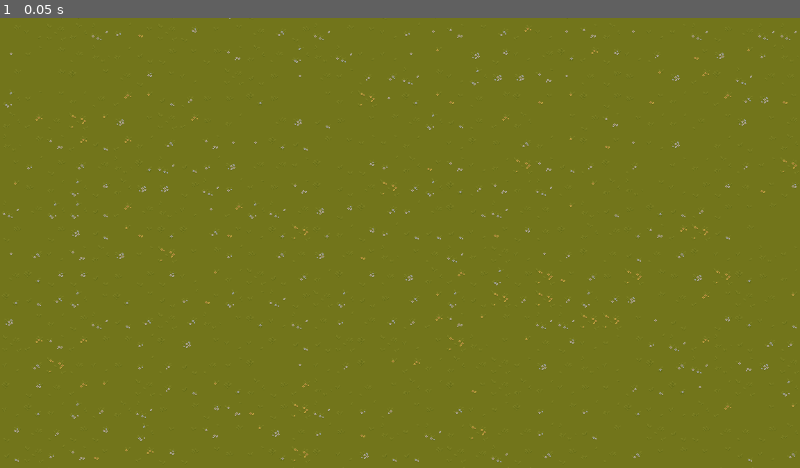
Above: before the commit, frame 1.
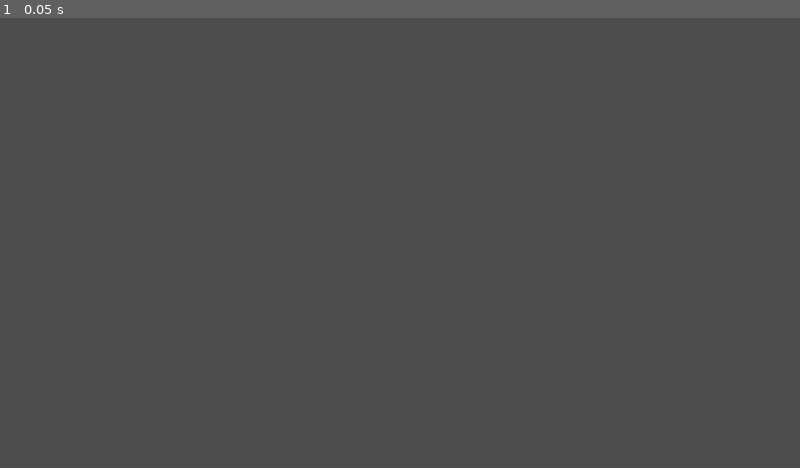
Above: after the commit, the same moment.

Repository: Miraak777/WaveCleaner
Game: Godot game, scene res://scenes/base_level.tscn
Two runs of this game, one before a commit and one after it. Both use one fixed random seed, a clock stepped at 60 frames per second and the inputs below.
Inputs:
- Up to frame 1 (0.05 s): no input

The runs differ from the first frame. In frame 1, 100% of the frame differs, in the area x 0-100%, y 0-100%.

Commit message:
feat: added character scene, added animations

Diff:
--- a/project.godot
+++ b/project.godot
@@ -18,6 +18,7 @@
 [display]
 
 window/stretch/mode="viewport"
+window/stretch/aspect="expand"
 
 [rendering]
 
--- a/scenes/base_level.tscn
+++ b/scenes/base_level.tscn
@@ -4,7 +4,7 @@
 
 [sub_resource type="TileSetAtlasSource" id="TileSetAtlasSource_dbkse"]
 texture = ExtResource("1_6tisa")
-texture_region_size = Vector2i(32, 32)
+texture_region_size = Vector2i(1, 1)
 0:0/0 = 0
 1:0/0 = 0
 2:0/0 = 0
@@ -272,11 +272,3 @@
 [node name="TileMapLayer" type="TileMapLayer" parent="."]
 tile_map_data = PackedByteArray("AAD7//z/AAACAAAAAAD7//3/AAAGAAAAAAD7//7/AAADAAMAAAD7////AAAFAAMAAAD7/wAAAAACAAIAAAD7/w …(201520 unchanged characters)…
 tile_set = SubResource("TileSet_0n1tn")
-
-[node name="Camera2D" type="Camera2D" parent="."]
-limit_left = -2400
-limit_top = -1350
-limit_right = 2400
-limit_bottom = 1350
-limit_smoothed = true
-position_smoothing_enabled = true
--- /dev/null
+++ b/scenes/player.tscn
@@ -0,0 +1,283 @@
+[gd_scene load_steps=39 format=3 uid="uid://cgba5yo5yv5u5"]
+
+[ext_resource type="Texture2D" uid="uid://dmjn8bmhgu18l" path="res://assets/character/Death.png" id="1_qhqgy"]
+[ext_resource type="Texture2D" uid="uid://643etivgg1wv" path="res://assets/character/Idle.png" id="2_dqkch"]
+[ext_resource type="Texture2D" uid="uid://dcegcbft0qfux" path="res://assets/character/Run.png" id="3_qlg0r"]
+
+[sub_resource type="CapsuleShape2D" id="CapsuleShape2D_tuyoq"]
+radius = 7.0
+height = 19.0
+
+[sub_resource type="AtlasTexture" id="AtlasTexture_fjrip"]
+atlas = ExtResource("1_qhqgy")
+region = Rect2(0, 0, 144, 144)
+
+[sub_resource type="AtlasTexture" id="AtlasTexture_smehm"]
+atlas = ExtResource("1_qhqgy")
+region = Rect2(144, 0, 144, 144)
+
+[sub_resource type="AtlasTexture" id="AtlasTexture_ur7pv"]
+atlas = ExtResource("1_qhqgy")
+region = Rect2(288, 0, 144, 144)
+
+[sub_resource type="AtlasTexture" id="AtlasTexture_y4r1p"]
+atlas = ExtResource("1_qhqgy")
+region = Rect2(432, 0, 144, 144)
+
+[sub_resource type="AtlasTexture" id="AtlasTexture_d2wvv"]
+atlas = ExtResource("1_qhqgy")
+region = Rect2(576, 0, 144, 144)
+
+[sub_resource type="AtlasTexture" id="AtlasTexture_3v2ag"]
+atlas = ExtResource("1_qhqgy")
+region = Rect2(720, 0, 144, 144)
+
+[sub_resource type="AtlasTexture" id="AtlasTexture_jej6c"]
+atlas = ExtResource("1_qhqgy")
+region = Rect2(864, 0, 144, 144)
+
+[sub_resource type="AtlasTexture" id="AtlasTexture_f1ej7"]
+atlas = ExtResource("1_qhqgy")
+region = Rect2(1008, 0, 144, 144)
+
+[sub_resource type="AtlasTexture" id="AtlasTexture_oprun"]
+atlas = ExtResource("1_qhqgy")
+region = Rect2(1152, 0, 144, 144)
+
+[sub_resource type="AtlasTexture" id="AtlasTexture_a8ls1"]
+atlas = ExtResource("1_qhqgy")
+region = Rect2(1296, 0, 144, 144)
+
+[sub_resource type="AtlasTexture" id="AtlasTexture_qfm1y"]
+atlas = ExtResource("1_qhqgy")
+region = Rect2(1440, 0, 144, 144)
+
+[sub_resource type="AtlasTexture" id="AtlasTexture_fulsm"]
+atlas = ExtResource("1_qhqgy")
+region = Rect2(1584, 0, 144, 144)
+
+[sub_resource type="AtlasTexture" id="AtlasTexture_4r5pv"]
+atlas = ExtResource("1_qhqgy")
+region = Rect2(1728, 0, 144, 144)
+
+[sub_resource type="AtlasTexture" id="AtlasTexture_60mlk"]
+atlas = ExtResource("1_qhqgy")
+region = Rect2(1872, 0, 144, 144)
+
+[sub_resource type="AtlasTexture" id="AtlasTexture_i4ail"]
+atlas = ExtResource("1_qhqgy")
+region = Rect2(2016, 0, 144, 144)
+
+[sub_resource type="AtlasTexture" id="AtlasTexture_a38lo"]
+atlas = ExtResource("1_qhqgy")
+region = Rect2(2160, 0, 144, 144)
+
+[sub_resource type="AtlasTexture" id="AtlasTexture_4ni07"]
+atlas = ExtResource("1_qhqgy")
+region = Rect2(2304, 0, 144, 144)
+
+[sub_resource type="AtlasTexture" id="AtlasTexture_l71n6"]
+atlas = ExtResource("1_qhqgy")
+region = Rect2(2448, 0, 144, 144)
+
+[sub_resource type="AtlasTexture" id="AtlasTexture_ke2ow"]
+atlas = ExtResource("2_dqkch")
+region = Rect2(0, 0, 144, 144)
+
+[sub_resource type="AtlasTexture" id="AtlasTexture_ujl30"]
+atlas = ExtResource("2_dqkch")
+region = Rect2(144, 0, 144, 144)
+
+[sub_resource type="AtlasTexture" id="AtlasTexture_31cv2"]
+atlas = ExtResource("2_dqkch")
+region = Rect2(288, 0, 144, 144)
+
+[sub_resource type="AtlasTexture" id="AtlasTexture_pf23h"]
+atlas = ExtResource("2_dqkch")
+region = Rect2(432, 0, 144, 144)
+
+[sub_resource type="AtlasTexture" id="AtlasTexture_dt7fs"]
+atlas = ExtResource("2_dqkch")
+region = Rect2(576, 0, 144, 144)
+
+[sub_resource type="AtlasTexture" id="AtlasTexture_wqfne"]
+atlas = ExtResource("2_dqkch")
+region = Rect2(720, 0, 144, 144)
+
+[sub_resource type="AtlasTexture" id="AtlasTexture_wnwbv"]
+atlas = ExtResource("2_dqkch")
+region = Rect2(864, 0, 144, 144)
+
+[sub_resource type="AtlasTexture" id="AtlasTexture_gl8cc"]
+atlas = ExtResource("3_qlg0r")
+region = Rect2(0, 0, 144, 144)
+
+[sub_resource type="AtlasTexture" id="AtlasTexture_487ah"]
+atlas = ExtResource("3_qlg0r")
+region = Rect2(144, 0, 144, 144)
+
+[sub_resource type="AtlasTexture" id="AtlasTexture_md1ol"]
+atlas = ExtResource("3_qlg0r")
+region = Rect2(288, 0, 144, 144)
+
+[sub_resource type="AtlasTexture" id="AtlasTexture_bj30b"]
+atlas = ExtResource("3_qlg0r")
+region = Rect2(432, 0, 144, 144)
+
+[sub_resource type="AtlasTexture" id="AtlasTexture_jc3p3"]
+atlas = ExtResource("3_qlg0r")
+region = Rect2(576, 0, 144, 144)
+
+[sub_resource type="AtlasTexture" id="AtlasTexture_hax0n"]
+atlas = ExtResource("3_qlg0r")
+region = Rect2(720, 0, 144, 144)
+
+[sub_resource type="AtlasTexture" id="AtlasTexture_t4otl"]
+atlas = ExtResource("3_qlg0r")
+region = Rect2(864, 0, 144, 144)
+
+[sub_resource type="AtlasTexture" id="AtlasTexture_j2b1d"]
+atlas = ExtResource("3_qlg0r")
+region = Rect2(1008, 0, 144, 144)
+
+[sub_resource type="SpriteFrames" id="SpriteFrames_cs1tg"]
+animations = [{
+"frames": [{
+"duration": 1.0,
+"texture": SubResource("AtlasTexture_fjrip")
+}, {
+"duration": 1.0,
+"texture": SubResource("AtlasTexture_smehm")
+}, {
+"duration": 1.0,
+"texture": SubResource("AtlasTexture_ur7pv")
+}, {
+"duration": 1.0,
+"texture": SubResource("AtlasTexture_y4r1p")
+}, {
+"duration": 1.0,
+"texture": SubResource("AtlasTexture_d2wvv")
+}, {
+"duration": 1.0,
+"texture": SubResource("AtlasTexture_3v2ag")
+}, {
+"duration": 1.0,
+"texture": SubResource("AtlasTexture_jej6c")
+}, {
+"duration": 1.0,
+"texture": SubResource("AtlasTexture_f1ej7")
+}, {
+"duration": 1.0,
+"texture": SubResource("AtlasTexture_oprun")
+}, {
+"duration": 1.0,
+"texture": SubResource("AtlasTexture_a8ls1")
+}, {
+"duration": 1.0,
+"texture": SubResource("AtlasTexture_qfm1y")
+}, {
+"duration": 1.0,
+"texture": SubResource("AtlasTexture_fulsm")
+}, {
+"duration": 1.0,
+"texture": SubResource("AtlasTexture_4r5pv")
+}, {
+"duration": 1.0,
+"texture": SubResource("AtlasTexture_60mlk")
+}, {
+"duration": 1.0,
+"texture": SubResource("AtlasTexture_i4ail")
+}, {
+"duration": 1.0,
+"texture": SubResource("AtlasTexture_a38lo")
+}, {
+"duration": 1.0,
+"texture": SubResource("AtlasTexture_4ni07")
+}, {
+"duration": 1.0,
+"texture": SubResource("AtlasTexture_l71n6")
+}],
+"loop": true,
+"name": &"death",
+"speed": 5.0
+}, {
+"frames": [{
+"duration": 1.0,
+"texture": SubResource("AtlasTexture_ke2ow")
+}, {
+"duration": 1.0,
+"texture": SubResource("AtlasTexture_ujl30")
+}, {
+"duration": 1.0,
+"texture": SubResource("AtlasTexture_31cv2")
+}, {
+"duration": 1.0,
+"texture": SubResource("AtlasTexture_pf23h")
+}, {
+"duration": 1.0,
+"texture": SubResource("AtlasTexture_dt7fs")
+}, {
+"duration": 1.0,
+"texture": SubResource("AtlasTexture_wqfne")
+}, {
+"duration": 1.0,
+"texture": SubResource("AtlasTexture_wnwbv")
+}],
+"loop": true,
+"name": &"idle",
+"speed": 5.0
+}, {
+"frames": [{
+"duration": 1.0,
+"texture": SubResource("AtlasTexture_gl8cc")
+}, {
+"duration": 1.0,
+"texture": SubResource("AtlasTexture_487ah")
+}, {
+"duration": 1.0,
+"texture": SubResource("AtlasTexture_md1ol")
+}, {
+"duration": 1.0,
+"texture": SubResource("AtlasTexture_bj30b")
+}, {
+"duration": 1.0,
+"texture": SubResource("AtlasTexture_jc3p3")
+}, {
+"duration": 1.0,
+"texture": SubResource("AtlasTexture_hax0n")
+}, {
+"duration": 1.0,
+"texture": SubResource("AtlasTexture_t4otl")
+}, {
+"duration": 1.0,
+"texture": SubResource("AtlasTexture_j2b1d")
+}],
+"loop": true,
+"name": &"move",
+"speed": 5.0
+}]
+
+[node name="Node2D" type="CharacterBody2D"]
+texture_filter = 1
+motion_mode = 1
+
+[node name="CollisionShape2D" type="CollisionShape2D" parent="."]
+position = Vector2(-0.5, -1)
+shape = SubResource("CapsuleShape2D_tuyoq")
+
+[node name="AnimatedSprite2D" type="AnimatedSprite2D" parent="."]
+sprite_frames = SubResource("SpriteFrames_cs1tg")
+animation = &"move"
+autoplay = "idle"
+frame = 4
+frame_progress = 0.683269
+speed_scale = 1.5
+
+[node name="Camera2D" type="Camera2D" parent="."]
+zoom = Vector2(2, 2)
+limit_left = -2400
+limit_top = -1350
+limit_right = 2400
+limit_bottom = 1350
+limit_smoothed = true
+position_smoothing_enabled = true
Binary file added: assets/character/Dash.png
Not shown, added: assets/character/Dash.png.import
Binary file added: assets/character/Death.png
Not shown, added: assets/character/Death.png.import
Binary file added: assets/character/Hurt.png
Not shown, added: assets/character/Hurt.png.import
Binary file added: assets/character/Idle.png
Not shown, added: assets/character/Idle.png.import
Binary file added: assets/character/Run.png
Not shown, added: assets/character/Run.png.import
